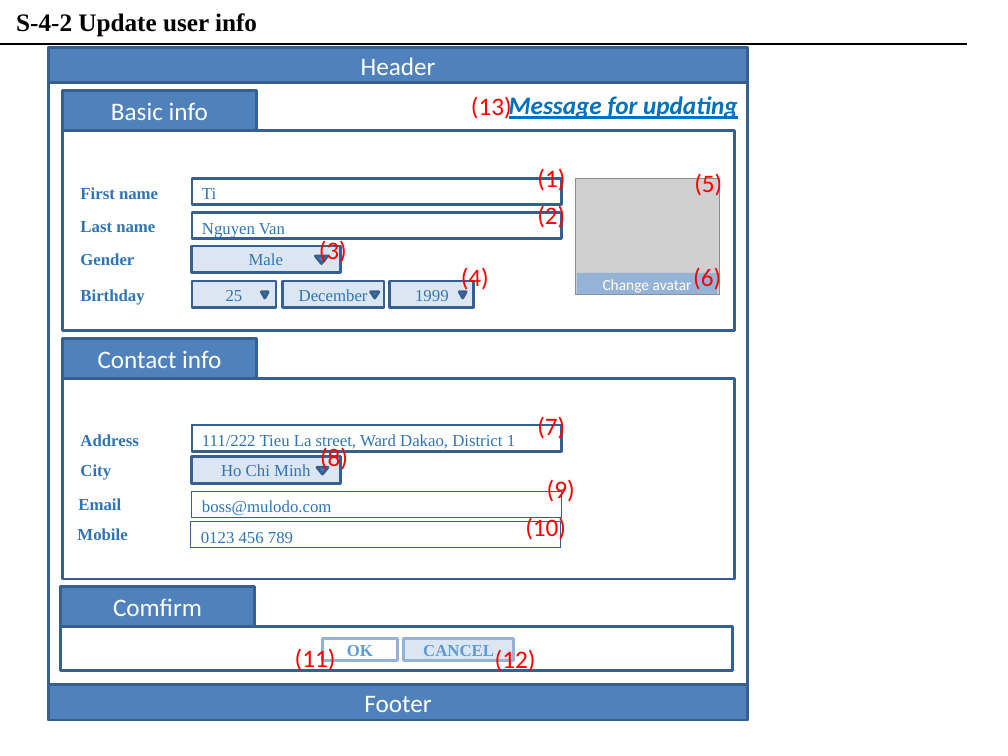
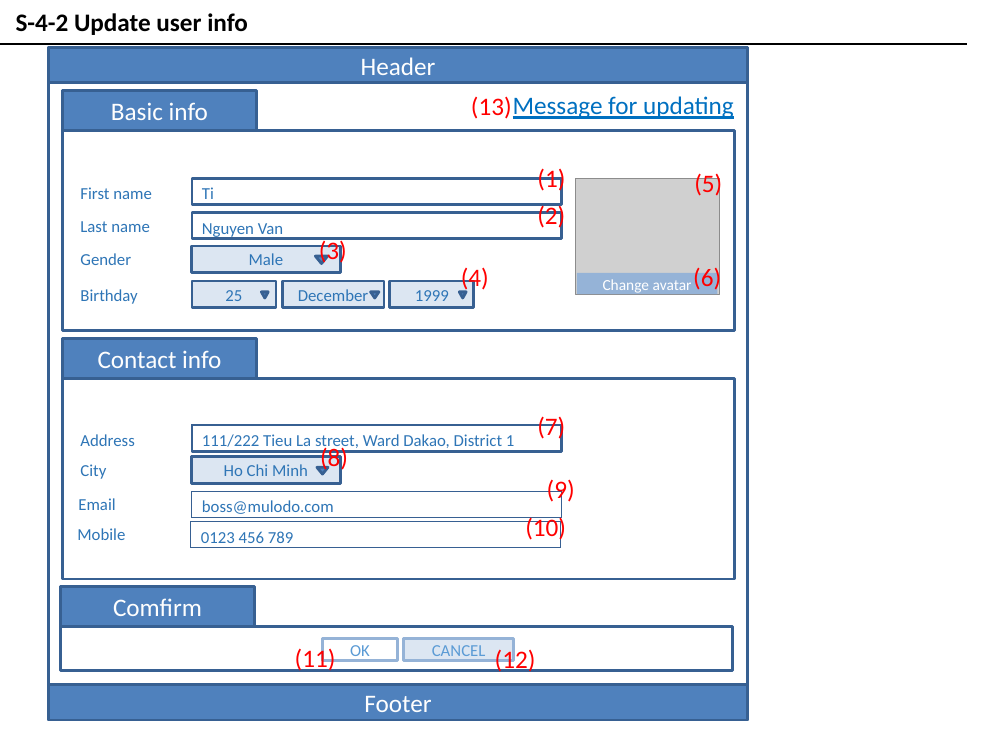
Before and after one commit to truong-vu-mulodo/mini-blog, a slide deck: slide 6 of php/tam-v.anh/doc/detail_design/frontend/wireframe/MiniBlog_Wireframe_Ver_0.1.0.pptx (slide 5 before the commit). Drawn at 1008x756 pixels with LibreOffice and Linux fonts; fonts in the diff are those of the drawing; grey boxes stand for pictures. Boxes give left, top, right and bottom in pixels: in the first picture for what was removed or moved away, otherwise in the second. Text is boxed around its words. In the diff, an @@ line names an element or a change of style, - is before the commit and + after.

```diff
--- a/php/tam-v.anh/doc/detail_design/frontend/wireframe/MiniBlog_Wireframe_Ver_0.1.0.pptx
+++ b/php/tam-v.anh/doc/detail_design/frontend/wireframe/MiniBlog_Wireframe_Ver_0.1.0.pptx
@@ text "Message for updating" at (x1=513, y1=96, x2=734, y2=119): bold off, italic off @@
@@ font Times New Roman to Calibri in 11 elements at (x1=16, y1=13, x2=248, y2=35), (x1=192, y1=178, x2=561, y2=205), (x1=192, y1=213, x2=561, y2=239), (x1=192, y1=246, x2=341, y2=272), (x1=192, y1=281, x2=275, y2=307), (x1=282, y1=281, x2=384, y2=307), (x1=390, y1=281, x2=474, y2=307), (x1=192, y1=425, x2=561, y2=452), (x1=192, y1=457, x2=341, y2=483), (x1=192, y1=491, x2=561, y2=517), (x1=191, y1=521, x2=560, y2=547) @@
@@ font Times New Roman to Calibri, bold off in 10 elements at (x1=80, y1=187, x2=152, y2=199), (x1=80, y1=221, x2=150, y2=232), (x1=80, y1=253, x2=131, y2=265), (x1=80, y1=289, x2=137, y2=304), (x1=80, y1=434, x2=134, y2=446), (x1=80, y1=464, x2=106, y2=479), (x1=78, y1=498, x2=115, y2=510), (x1=77, y1=528, x2=125, y2=540), (x1=323, y1=639, x2=397, y2=661), (x1=404, y1=639, x2=514, y2=661) @@
```
Also in this commit, not shown: 2 other slides changed, 1 slide added.
